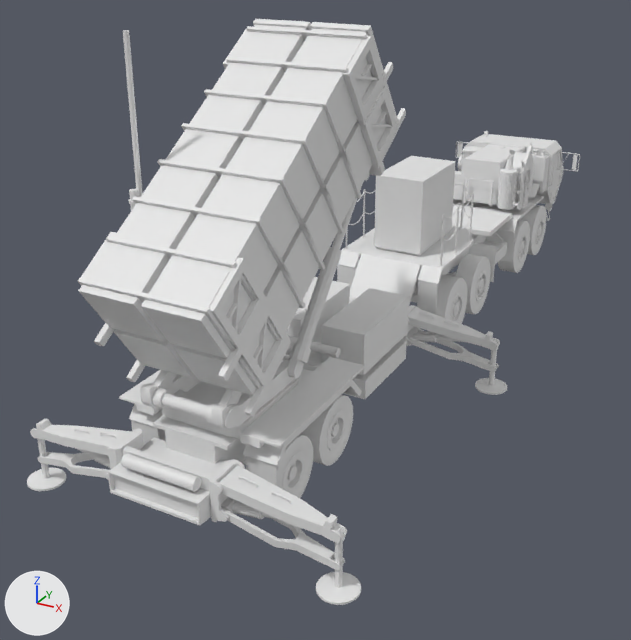
What one commit did to the FBX model Honor Or Death/GameData/Assets/3D/Units/US/patriot/patriot.fbx.
Before and after are seen from a 50 mm lens placed at (7.36, -12.76, 8.99), pointed at (-1.62, 3.57, 0.82). Every picture has the same lights, and +X, +Y and +Z are marked at lower left. Materials are left out; every surface is plain grey. Where no turn or scale is listed for an object, it has been applied to the vertices.

In view in the first picture: 'cabin', 'chassis', 'launcher', 'wheels'.
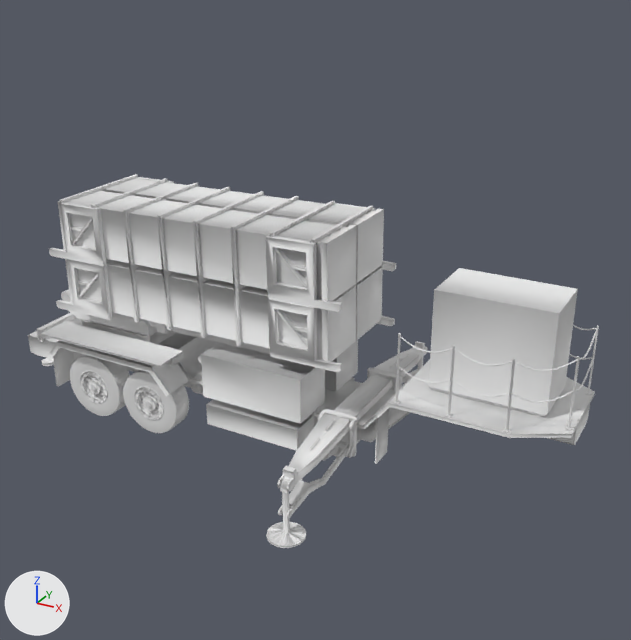
Where the change shows, as pixel boxes [x1, y1, x2, y2] in the pictures (631 x 640 px):
'launcher', deleted: before [27, 19, 507, 605]
'chassis', reshaped, moved, turned, rescaled: before [410, 195, 544, 303]; after [28, 268, 599, 464]
'axe_canon_01', added: after [49, 174, 396, 373]
'cabin', deleted: before [453, 131, 580, 221]
'wheels', deleted: before [355, 152, 546, 336]
'Bras_Droite', added: after [266, 413, 351, 548]
'roue_01', added: after [123, 370, 189, 433]
'roue_02', added: after [70, 355, 130, 416]
'tourelle_01', added: after [61, 290, 176, 344]
'Bras_Gauche', added: after [373, 341, 427, 383]
part 1 of me_mesh_168_001, added: after [206, 399, 314, 451]
part 2 of me_mesh_168_001, added: after [325, 340, 358, 391]
part 3 of me_mesh_168_001, added: after [201, 343, 325, 424]
part 4 of me_mesh_168_001, deleted: before [410, 195, 544, 303]
part 5 of me_mesh_168_001, built on: before [412, 235, 486, 297]; after [28, 268, 599, 464]

Patch to the scene script:
```diff
--- a/Honor Or Death/GameData/Assets/3D/Units/US/patriot/patriot.fbx.py
+++ b/Honor Or Death/GameData/Assets/3D/Units/US/patriot/patriot.fbx.py
@@ me_mesh_168_001 @@
 # used by ob_chassis; location = (-0.51, 8.45, 1.03); rotation_euler = (1.936, -0.00675, 0.579), in degrees (111, -0.4, 33); scale = (-0.961, -0.961, -0.961)
-me_mesh_168_001.from_pydata(...)  # 11465 vertices, 21851 faces; spans x -4.05..2.34, y -1.63..2.09, z -2.96..4.9
+me_mesh_168_001.from_pydata(...)  # 1260 vertices, 1988 faces; spans x -6.96..4.5, y -1.54..1.58, z -1.28..2.05
+# me_mesh_168_001 part 1: a new loose piece, a box spanning x -2.08..-0.12, y -1.2..-0.59, z -1.24..-0.82
+# me_mesh_168_001 part 2: a new loose piece, a box spanning x -2.14..-0.05, y 0.17..1.07, z -0.67..0.2
+# me_mesh_168_001 part 3: a new loose piece, a box spanning x -2.14..-0.05, y -1.19..-0.29, z -0.67..0.2
+# me_mesh_168_001 part 4: 105 loose pieces with 11230 vertices, spanning x -4.05..2.31, y -1.56..2.09, z -2.96..4.9, are deleted
+# me_mesh_168_001 part 5: 235 vertices removed from x -1.94..2.34, y -1.63..0.68, z -2.96..2.3; 1182 vertices added at x -6.96..4.5, y -1.54..1.58, z -1.28..2.05
@@ ob_cabin @@
-ob_cabin = bpy.data.objects.new('cabin', me_mesh_235_001)
@@ ob_chassis @@
 ob_chassis = bpy.data.objects.new('chassis', me_mesh_168_001)
-ob_chassis.location = (-0.51, 8.45, 1.03)
-ob_chassis.rotation_euler = (1.936, -0.00675, 0.579)  # degrees (111, -0.4, 33)
-ob_chassis.scale = (-0.961, -0.961, -0.961)
+ob_chassis.location = (0.72, 0.04, 1.79)
@@ ob_wheels @@
-ob_wheels = bpy.data.objects.new('wheels', me_mesh_149_001)
@@ ob_launcher @@
-ob_launcher = bpy.data.objects.new('launcher', me_mesh_225_001)
@@ ob_bras_gauche @@
+ob_bras_gauche = bpy.data.objects.new('Bras_Gauche', me_mesh_002)  # 401 vertices, 680 faces; spans x 1.18..1.83, y 1.02..3.22, z -0.07..1.3
+ob_bras_gauche.location = (-0.22, 0.0, 0.07)
@@ ob_axe_canon_01 @@
+ob_axe_canon_01 = bpy.data.objects.new('axe_canon_01', me_mesh_003)  # 529 vertices, 766 faces; spans x -0.27..6.2, y -1.19..1.32, z -0.14..3.94
+ob_axe_canon_01.parent = ob_tourelle_01
+ob_axe_canon_01.location = (-0.936, -0.115, 0.148)
+ob_axe_canon_01.rotation_euler = (0.0, 0.262, 0.0)  # degrees (0, 15, 0)
@@ ob_tourelle_01 @@
+ob_tourelle_01 = bpy.data.objects.new('tourelle_01', me_mesh_020)  # 124 vertices, 216 faces; spans x -1.11..1.26, y -0.92..0.92, z -0.37..0.38
+ob_tourelle_01.parent = ob_chassis
+ob_tourelle_01.location = (-4.863, 0.164, 0.144)
@@ ob_roue_02 @@
+ob_roue_02 = bpy.data.objects.new('roue_02', me_mesh_014)  # 884 vertices, 1604 faces; spans x -0.656..0.657, y -0.14..0.331, z -0.656..0.657
+ob_roue_02.location = (-4.09, -1.1, 0.66)
@@ ob_bras_droite @@
+ob_bras_droite = bpy.data.objects.new('Bras_Droite', me_mesh_001)  # 401 vertices, 680 faces; spans x 1.18..1.83, y -3.04..-0.85, z -0.07..1.3
+ob_bras_droite.location = (-0.22, 0.0, 0.07)
@@ ob_roue_01 @@
+ob_roue_01 = bpy.data.objects.new('roue_01', me_mesh_012)  # 884 vertices, 1604 faces; spans x -0.656..0.657, y -0.14..0.331, z -0.656..0.657
+ob_roue_01.location = (-2.69, -1.1, 0.66)
```
